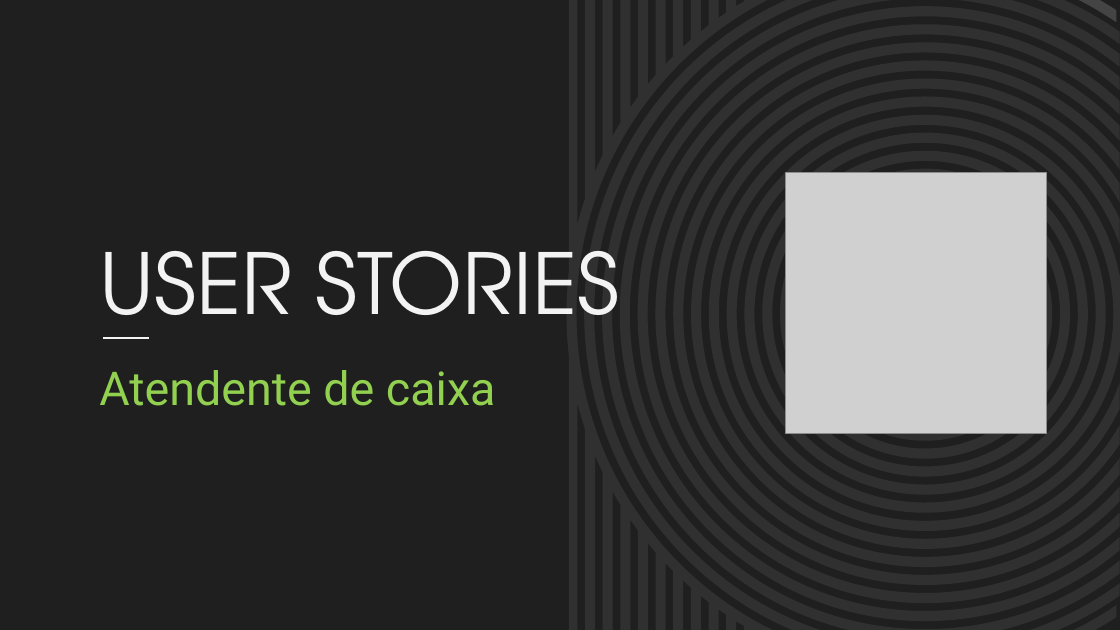
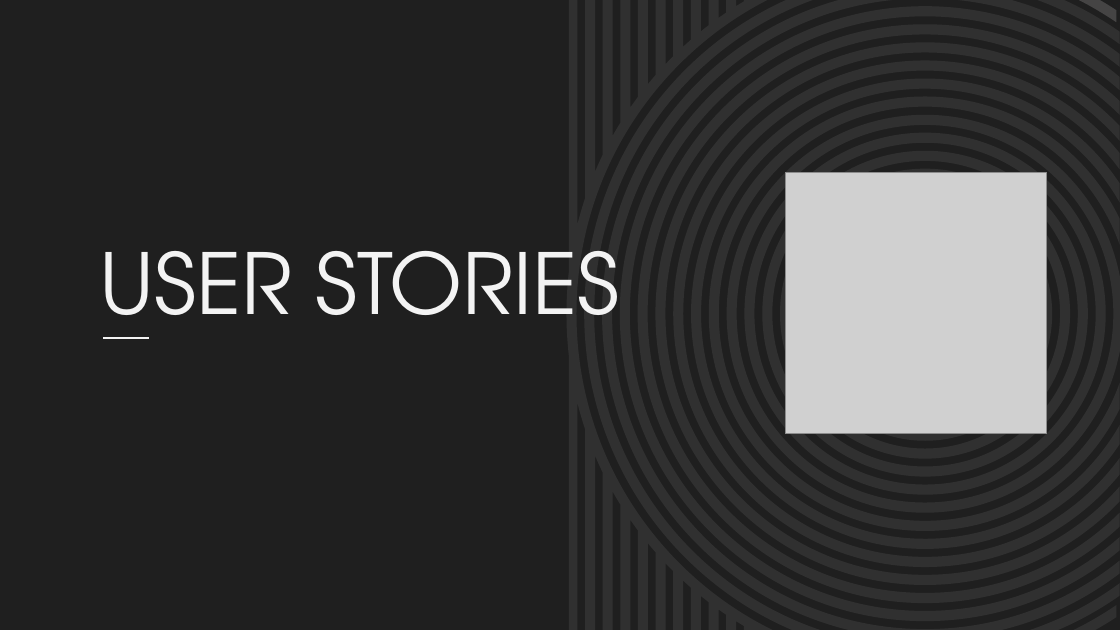
Before and after one commit to BandTec/primelloteirs, a slide deck: slide 12 of Documentacao/Slides KPRunnin.pptx. Drawn at 1120x630 pixels with LibreOffice and Linux fonts; fonts in the diff are those of the drawing; grey boxes stand for pictures. Boxes give left, top, right and bottom in pixels: in the first picture for what was removed or moved away, otherwise in the second. Text is boxed around its words. In the diff, an @@ line names an element or a change of style, - is before the commit and + after.

```diff
--- a/Documentacao/Slides KPRunnin.pptx
+++ b/Documentacao/Slides KPRunnin.pptx
@@ subtitle removed at bbox=[99, 370, 496, 406] @@
-Atendente de caixa
```
Also in this commit, not shown: 2 other slides changed, 5 slides removed, 3 other files.
